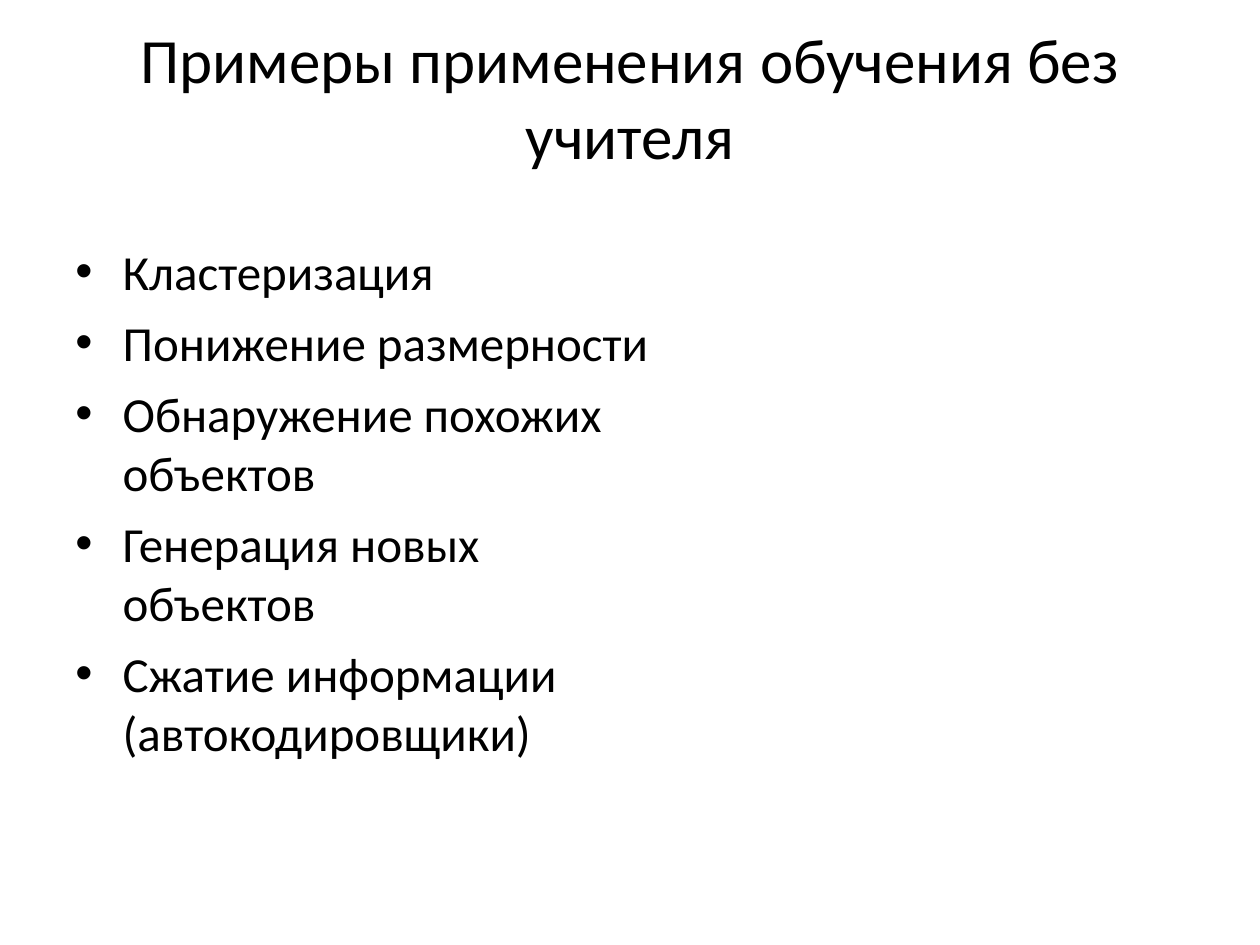
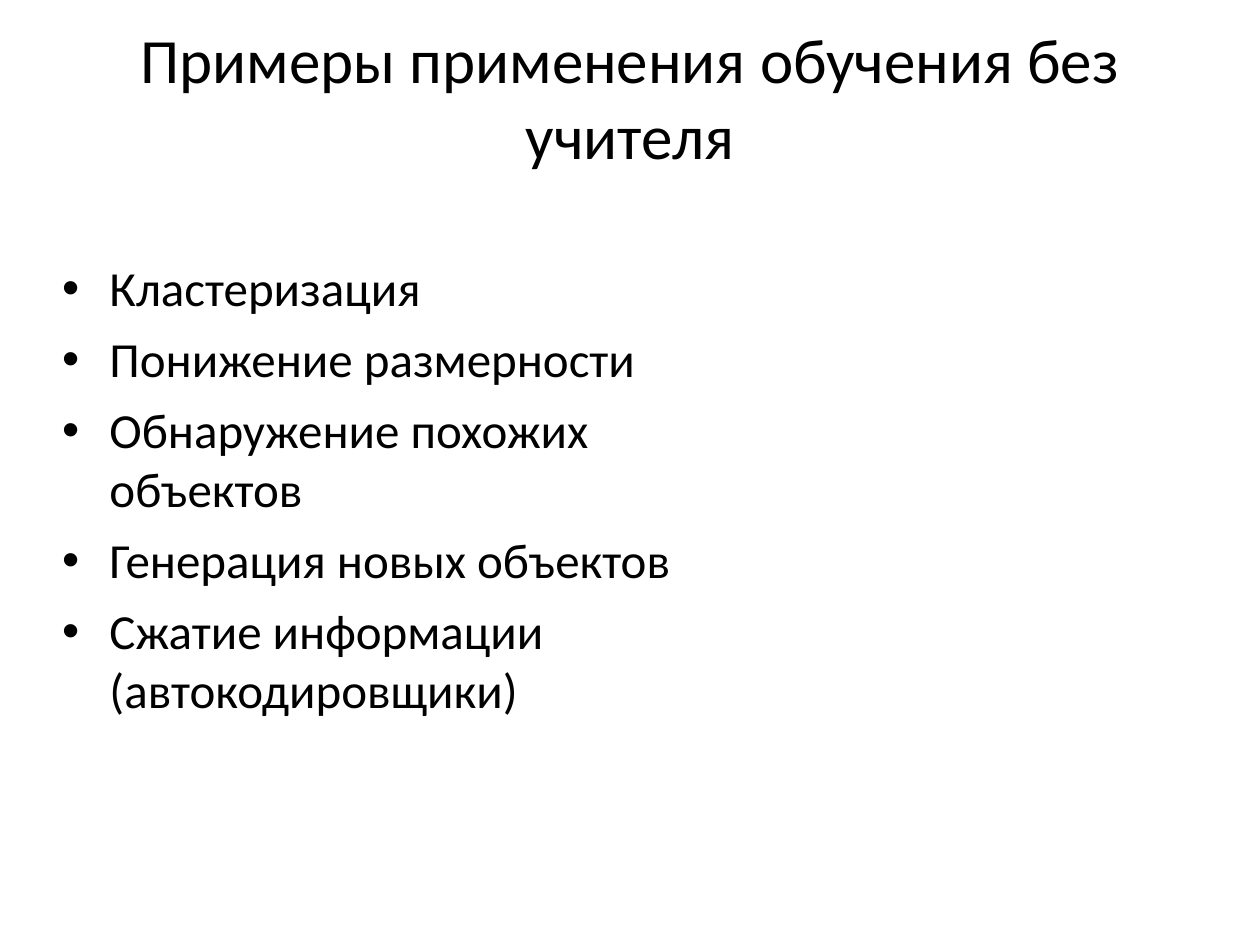
Before and after one commit to CyberLympha/Data-Science-Course, a slide deck: slide 5 of презентации/Автокодировщики.ppt. Drawn at 1260x945 pixels with LibreOffice and Linux fonts; fonts in the diff are those of the drawing. Boxes give left, top, right and bottom in pixels: in the first picture for what was removed or moved away, otherwise in the second. Text is boxed around its words. In the diff, an @@ line names an element or a change of style, - is before the commit and + after.

Commit message:
Update Автокодировщики.ppt
Обновлена презентация "Автокодировщики": поправлены и добавлены ссылки на материалы.

```diff
--- a/презентации/Автокодировщики.ppt
+++ b/презентации/Автокодировщики.ppt
@@ text "Кластеризация" rewrapped from (x1=123, y1=258, x2=648, y2=759) to (x1=109, y1=274, x2=670, y2=716) @@
```
Also in this commit, not shown: 5 other slides changed.
